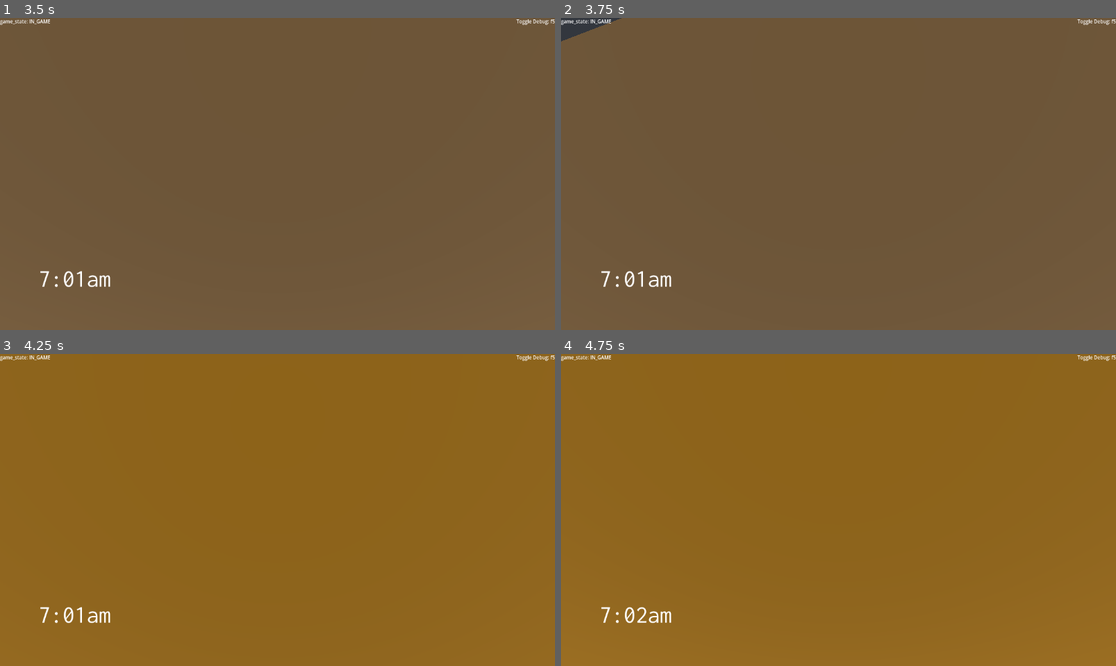
Above: before the commit, frames 1-4 (two rows, left to right).
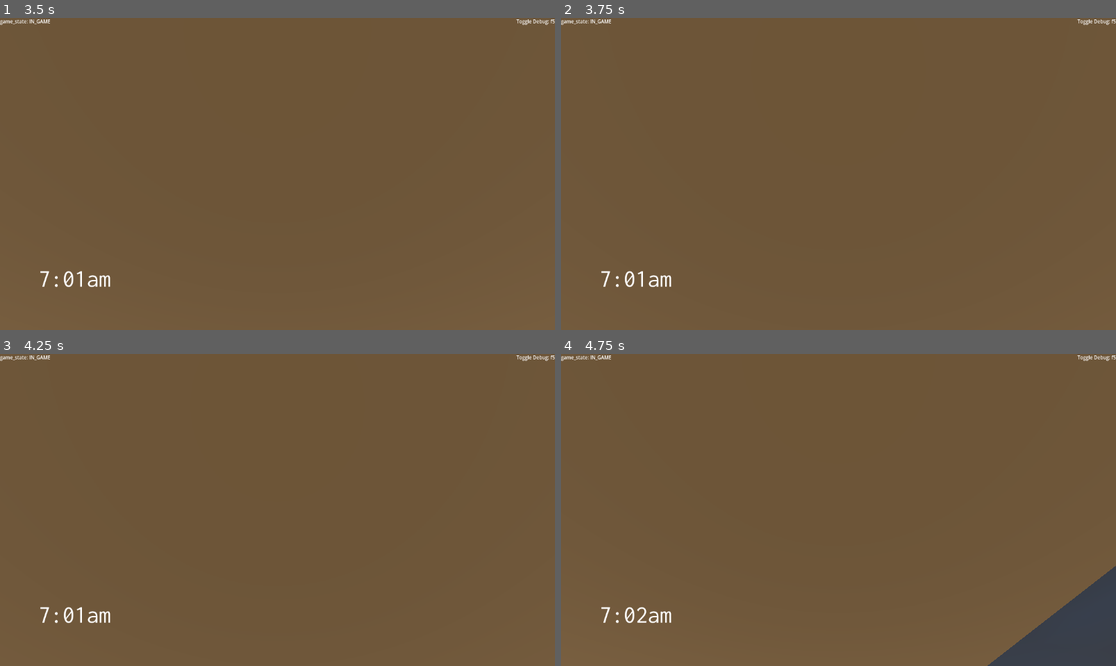
Above: after the commit, the same moments.

Repository: illogicalapple/open-water
Game: Godot game, scene res://scenes/start_menu.tscn
The game is run twice, just before and just after one commit, with the same random seed, the same clock (stepped at 60 frames per second) and the same inputs.
Inputs (mouse positions are in pixels of both pictures, inside the frame that each line leads up to):
- Up to frame 1 (3.5 s): click "start game" at 0.5 s; click "Host" at 1.25 s; tap Enter at 2 s; move the mouse to (305, 174) at 2.02 s; hold W from 2.03 s (still down); tap Space at 2.27, 2.75, 3.02 s; move the mouse to (249, 174) at 2.77 s
- Up to frame 2 (3.75 s): keep holding W; move the mouse to (849, 167) at 3.52 s
- Up to frame 3 (4.25 s): keep holding W
- Up to frame 4 (4.75 s): keep holding W; move the mouse to (832, 516) at 4.27 s; tap Space at 4.52 s

Frame 1 is identical in both runs. In frame 2, 0.4% of the frame differs, in the area x 0-11%, y 0-8%; in frame 3, 100%, in the area x 0-100%, y 0-100%; in frame 4, 100%.

Commit message:
Revert "bugfix"
This reverts commit a273307906edb1c905699b5381150cc230a6abec.

Diff:
--- a/main.tscn
+++ b/main.tscn
@@ -54,6 +54,9 @@
 albedo_color = Color(0.541176, 0.372549, 0, 1)
 
 [sub_resource type="BoxMesh" id="BoxMesh_brgo6"]
+
+[sub_resource type="BoxShape3D" id="BoxShape3D_r3y4a"]
+size = Vector3(32, 30, 0.1)
 
 [node name="Main" type="Node3D"]
 script = ExtResource("1_whca7")
@@ -127,6 +130,35 @@
 wait_time = 2.0
 autostart = true
 
+[node name="fencing" type="Node3D" parent="."]
+
+[node name="StaticBody3D" type="StaticBody3D" parent="fencing"]
+
+[node name="CollisionShape3D" type="CollisionShape3D" parent="fencing/StaticBody3D"]
+transform = Transform3D(1, 0, 0, 0, 1, 0, 0, 0, 1, 0, 0, 16)
+shape = SubResource("BoxShape3D_r3y4a")
+
+[node name="StaticBody3D2" type="StaticBody3D" parent="fencing"]
+transform = Transform3D(1, 0, 0, 0, 1, 0, 0, 0, 1, 0, 0, -32)
+
+[node name="CollisionShape3D" type="CollisionShape3D" parent="fencing/StaticBody3D2"]
+transform = Transform3D(1, 0, 0, 0, 1, 0, 0, 0, 1, 0, 0, 16)
+shape = SubResource("BoxShape3D_r3y4a")
+
+[node name="StaticBody3D3" type="StaticBody3D" parent="fencing"]
+transform = Transform3D(-4.37114e-08, 0, 1, 0, 1, 0, -1, 0, -4.37114e-08, 0, 0, -5)
+
+[node name="CollisionShape3D" type="CollisionShape3D" parent="fencing/StaticBody3D3"]
+transform = Transform3D(1, 0, 0, 0, 1, 0, 0, 0, 1, -5, 0, 16)
+shape = SubResource("BoxShape3D_r3y4a")
+
+[node name="StaticBody3D4" type="StaticBody3D" parent="fencing"]
+transform = Transform3D(-4.37114e-08, 0, 1, 0, 1, 0, -1, 0, -4.37114e-08, -32, 0, 9.53674e-07)
+
+[node name="CollisionShape3D" type="CollisionShape3D" parent="fencing/StaticBody3D4"]
+transform = Transform3D(1, 0, 0, 0, 1, 0, 0, 0, 1, 0, 0, 16)
+shape = SubResource("BoxShape3D_r3y4a")
+
 [connection signal="pressed" from="Menu/Join" to="." method="_on_join_pressed"]
 [connection signal="pressed" from="Menu/Host" to="." method="_on_host_pressed"]
 [connection signal="timeout" from="TimeSet" to="." method="_on_time_set_timeout"]
--- a/scenes/VideoSubMenu.gd
+++ b/scenes/VideoSubMenu.gd
@@ -1,15 +1,14 @@
 extends ScrollContainer
 
-@onready var fov_slider_label : Label = $VBoxContainer/FOV/Value
-@onready var fov_slider : HSlider = $VBoxContainer/FOV/HSlider
+@onready var fov_slider_label : Label = $VBoxContainer/FOV/HBoxVontainer/Value
+@onready var fov_slider : HSlider = $VBoxContainer/FOV/HBoxVontainer/HSlider
 
-@onready var setting_keys : Array
+@onready var setting_keys : Array = [
+	[fov_slider.get_path(), "value"],
+]
 
 # Called when the node enters the scene tree for the first time.
 func _ready() -> void:
-	setting_keys = [
-		[fov_slider.get_path(), "value"],
-	]
 	fov_slider_label.text = str(fov_slider.value)
 
 func fov_slider_change(value: float) -> void:
--- a/scenes/settings_menu.tscn
+++ b/scenes/settings_menu.tscn
@@ -37,7 +37,10 @@
 [node name="VBoxContainer" type="VBoxContainer" parent="MarginContainer/MarginContainer"]
 layout_mode = 2
 
-[node name="ExitSettings" type="Button" parent="MarginContainer/MarginContainer/VBoxContainer"]
+[node name="HBoxContainer2" type="HBoxContainer" parent="MarginContainer/MarginContainer/VBoxContainer"]
+layout_mode = 2
+
+[node name="ExitSettings" type="Button" parent="MarginContainer/MarginContainer/VBoxContainer/HBoxContainer2"]
 process_mode = 3
 custom_minimum_size = Vector2(82.19, 0)
 layout_mode = 2
@@ -45,6 +48,18 @@
 size_flags_vertical = 4
 theme_override_font_sizes/font_size = 35
 text = "<"
+
+[node name="HBoxContainer" type="HBoxContainer" parent="MarginContainer/MarginContainer/VBoxContainer/HBoxContainer2"]
+layout_mode = 2
+size_flags_horizontal = 10
+
+[node name="Default all" type="Button" parent="MarginContainer/MarginContainer/VBoxContainer/HBoxContainer2/HBoxContainer"]
+layout_mode = 2
+text = "default all"
+
+[node name="Reset all" type="Button" parent="MarginContainer/MarginContainer/VBoxContainer/HBoxContainer2/HBoxContainer"]
+layout_mode = 2
+text = "reset all"
 
 [node name="HBoxContainer" type="HBoxContainer" parent="MarginContainer/MarginContainer/VBoxContainer"]
 layout_mode = 2
@@ -85,14 +100,18 @@
 layout_mode = 2
 size_flags_horizontal = 3
 
-[node name="FOV" type="HBoxContainer" parent="MarginContainer/MarginContainer/VBoxContainer/HBoxContainer/VideoSubMenu/VBoxContainer"]
+[node name="FOV" type="VBoxContainer" parent="MarginContainer/MarginContainer/VBoxContainer/HBoxContainer/VideoSubMenu/VBoxContainer"]
+layout_mode = 2
+size_flags_horizontal = 3
+
+[node name="HBoxVontainer" type="HBoxContainer" parent="MarginContainer/MarginContainer/VBoxContainer/HBoxContainer/VideoSubMenu/VBoxContainer/FOV"]
 layout_mode = 2
 
-[node name="Title" type="Label" parent="MarginContainer/MarginContainer/VBoxContainer/HBoxContainer/VideoSubMenu/VBoxContainer/FOV"]
+[node name="Title" type="Label" parent="MarginContainer/MarginContainer/VBoxContainer/HBoxContainer/VideoSubMenu/VBoxContainer/FOV/HBoxVontainer"]
 layout_mode = 2
 text = "fov"
 
-[node name="HSlider" type="HSlider" parent="MarginContainer/MarginContainer/VBoxContainer/HBoxContainer/VideoSubMenu/VBoxContainer/FOV"]
+[node name="HSlider" type="HSlider" parent="MarginContainer/MarginContainer/VBoxContainer/HBoxContainer/VideoSubMenu/VBoxContainer/FOV/HBoxVontainer"]
 layout_mode = 2
 size_flags_horizontal = 3
 size_flags_vertical = 4
@@ -100,9 +119,25 @@
 max_value = 95.0
 value = 75.0
 
-[node name="Value" type="Label" parent="MarginContainer/MarginContainer/VBoxContainer/HBoxContainer/VideoSubMenu/VBoxContainer/FOV"]
+[node name="Value" type="Label" parent="MarginContainer/MarginContainer/VBoxContainer/HBoxContainer/VideoSubMenu/VBoxContainer/FOV/HBoxVontainer"]
 layout_mode = 2
 
-[connection signal="pressed" from="MarginContainer/MarginContainer/VBoxContainer/ExitSettings" to="." method="exit_settings_menu"]
-[connection signal="value_changed" from="MarginContainer/MarginContainer/VBoxContainer/HBoxContainer/VideoSubMenu/VBoxContainer/FOV/HSlider" to="." method="_on_h_slider_value_changed"]
-[connection signal="value_changed" from="MarginContainer/MarginContainer/VBoxContainer/HBoxContainer/VideoSubMenu/VBoxContainer/FOV/HSlider" to="MarginContainer/MarginContainer/VBoxContainer/HBoxContainer/VideoSubMenu" method="fov_slider_change"]
+[node name="HBoxContainer" type="HBoxContainer" parent="MarginContainer/MarginContainer/VBoxContainer/HBoxContainer/VideoSubMenu/VBoxContainer/FOV"]
+layout_mode = 2
+size_flags_horizontal = 8
+size_flags_vertical = 3
+
+[node name="default" type="Button" parent="MarginContainer/MarginContainer/VBoxContainer/HBoxContainer/VideoSubMenu/VBoxContainer/FOV/HBoxContainer"]
+layout_mode = 2
+text = "default"
+
+[node name="reset" type="Button" parent="MarginContainer/MarginContainer/VBoxContainer/HBoxContainer/VideoSubMenu/VBoxContainer/FOV/HBoxContainer"]
+layout_mode = 2
+text = "reset"
+
+[connection signal="pressed" from="MarginContainer/MarginContainer/VBoxContainer/HBoxContainer2/ExitSettings" to="." method="exit_settings_menu"]
+[connection signal="pressed" from="MarginContainer/MarginContainer/VBoxContainer/HBoxContainer2/HBoxContainer/Default all" to="." method="default_all_settings"]
+[connection signal="pressed" from="MarginContainer/MarginContainer/VBoxContainer/HBoxContainer2/HBoxContainer/Reset all" to="." method="reset_all_settings"]
+[connection signal="value_changed" from="MarginContainer/MarginContainer/VBoxContainer/HBoxContainer/VideoSubMenu/VBoxContainer/FOV/HBoxVontainer/HSlider" to="MarginContainer/MarginContainer/VBoxContainer/HBoxContainer/VideoSubMenu" method="fov_slider_change"]
+[connection signal="pressed" from="MarginContainer/MarginContainer/VBoxContainer/HBoxContainer/VideoSubMenu/VBoxContainer/FOV/HBoxContainer/default" to="MarginContainer/MarginContainer/VBoxContainer/HBoxContainer/VideoSubMenu" method="fov_to_default" binds= [NodePath("../../HBoxVontainer/HSlider"), "value"]]
+[connection signal="pressed" from="MarginContainer/MarginContainer/VBoxContainer/HBoxContainer/VideoSubMenu/VBoxContainer/FOV/HBoxContainer/reset" to="MarginContainer/MarginContainer/VBoxContainer/HBoxContainer/VideoSubMenu" method="fov_to_reset" binds= [NodePath("../../HBoxVontainer/HSlider"), "value"]]
Not shown: 4 places in main.tscn that only renumber resources
